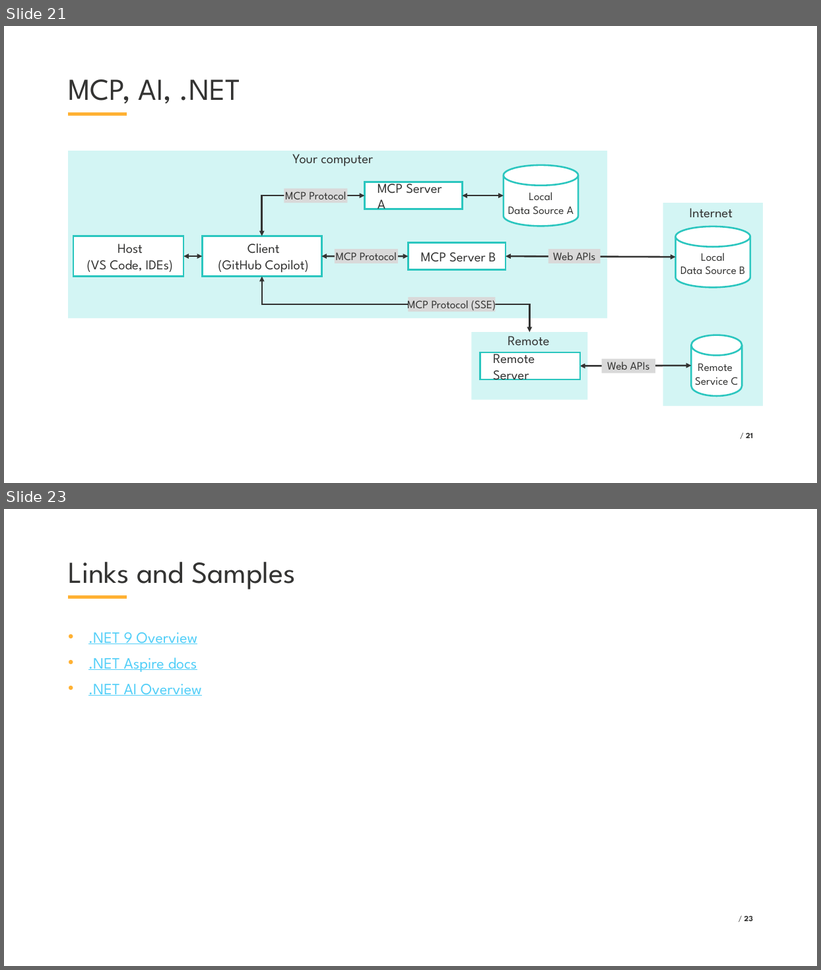
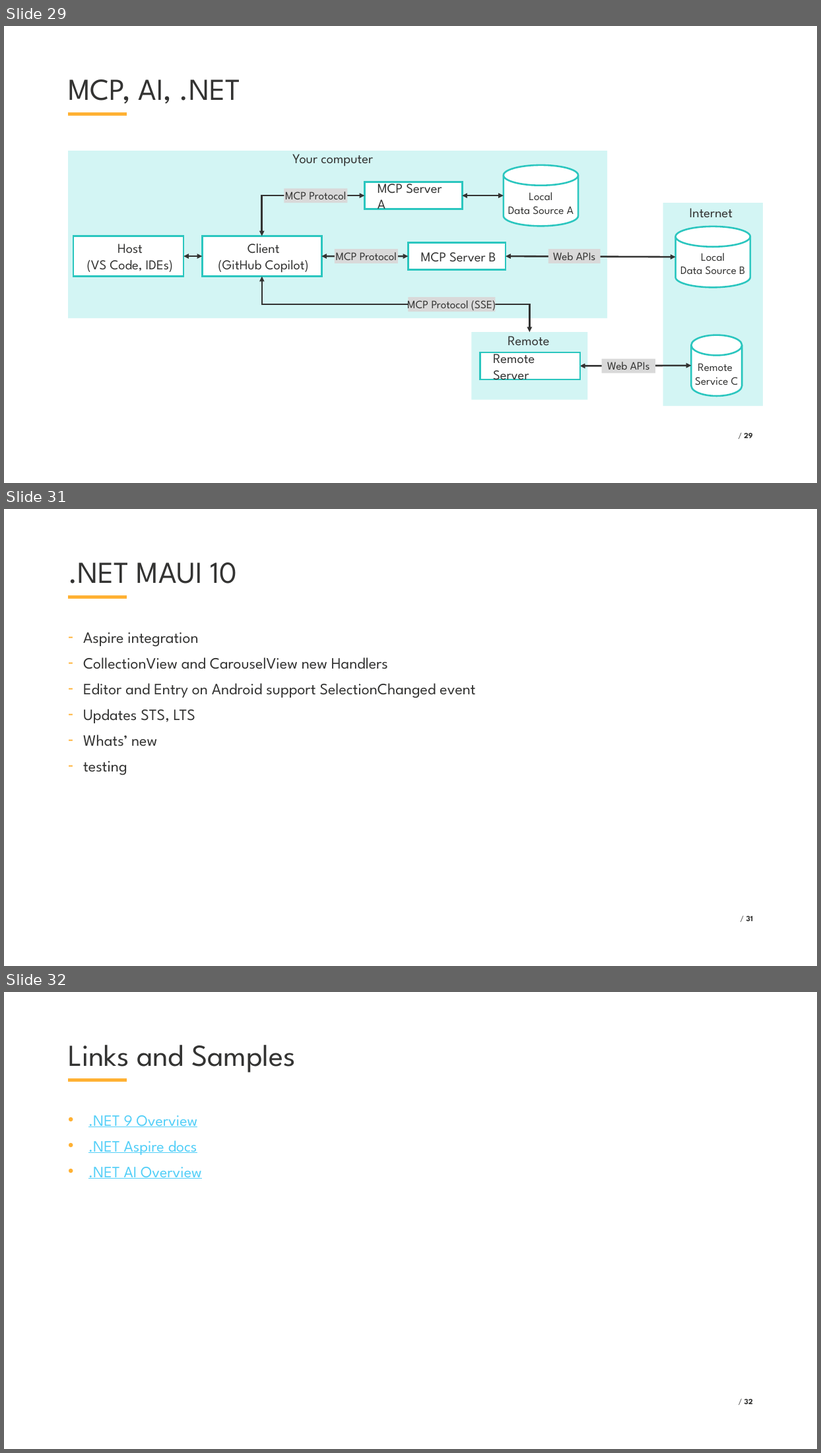
Before and after one commit to VladislavAntonyuk/AICalendar, a slide deck: .NET Conf 2025 - Ukraine (Eng).pptx. Shown one above the other, each under a label of ours: slides 21 and 23 before the commit, slides 29, 31 and 32 after it; the slides between them are not shown. The pictures are 821x970 and 821x1453 pixels, drawn with LibreOffice and Linux fonts; fonts in the diff are those of the drawing; background and template pictures are left out. Boxes give left, top, right and bottom in pixels: in the first picture for what was removed or moved away, otherwise in the second. Text is boxed around its words. In the diff, an @@ line names an element or a change of style, - is before the commit and + after.

```diff
--- a/.NET Conf 2025 - Ukraine (Eng).pptx
+++ b/.NET Conf 2025 - Ukraine (Eng).pptx
@@ slide 31 added at (x1=4, y1=509, x2=817, y2=966), background #FFFFFF; not listed: 1 template element that a slide beside it also shows @@
@@ title added at (x1=68, y1=562, x2=237, y2=584), 54 pt, text #333332 @@
+.NET MAUI 10
@@ text added at (x1=83, y1=632, x2=475, y2=776), 28 pt, text #333332 @@
+– Aspire integration
+– CollectionView and CarouselView new Handlers
+– Editor and Entry on Android support SelectionChanged event
+– Updates STS, LTS
+– Whats’ new
+– testing
@@ page number added at (x1=746, y1=916, x2=753, y2=921), 14 pt, text #333332, bold @@
+/ 31
@@ what was slide 21 is now slide 29 @@
@@ page number at (x1=744, y1=433, x2=753, y2=438): text changed @@
-/ 21
+/ 29
@@ what was slide 23 is now slide 32 @@
@@ page number at (x1=745, y1=1399, x2=753, y2=1404): text changed @@
-/ 23
+/ 32
```
Also in this commit, not shown: 11 slides changed, 11 other slides added, 3 slides removed, 43 other files.
